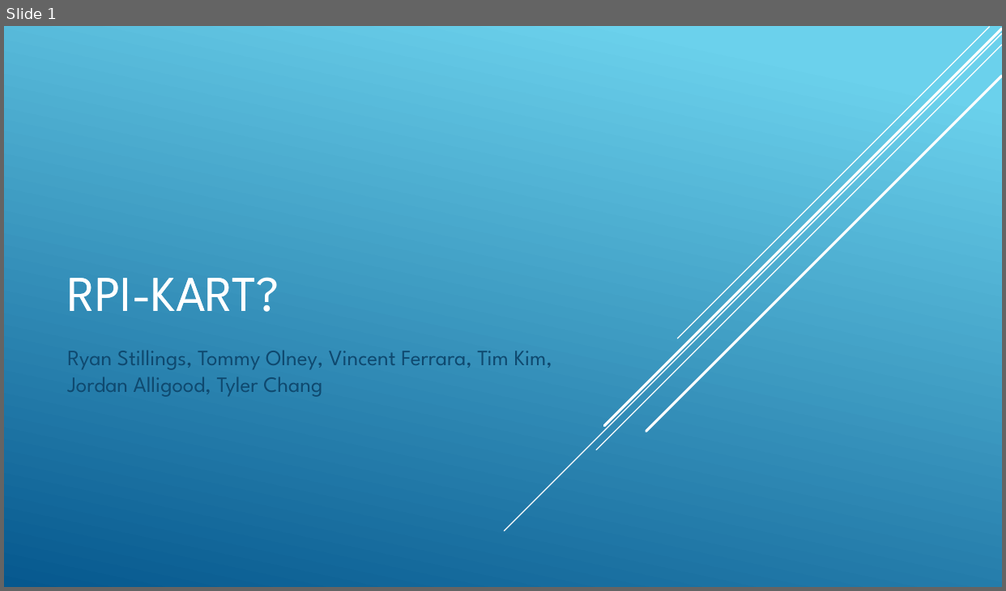
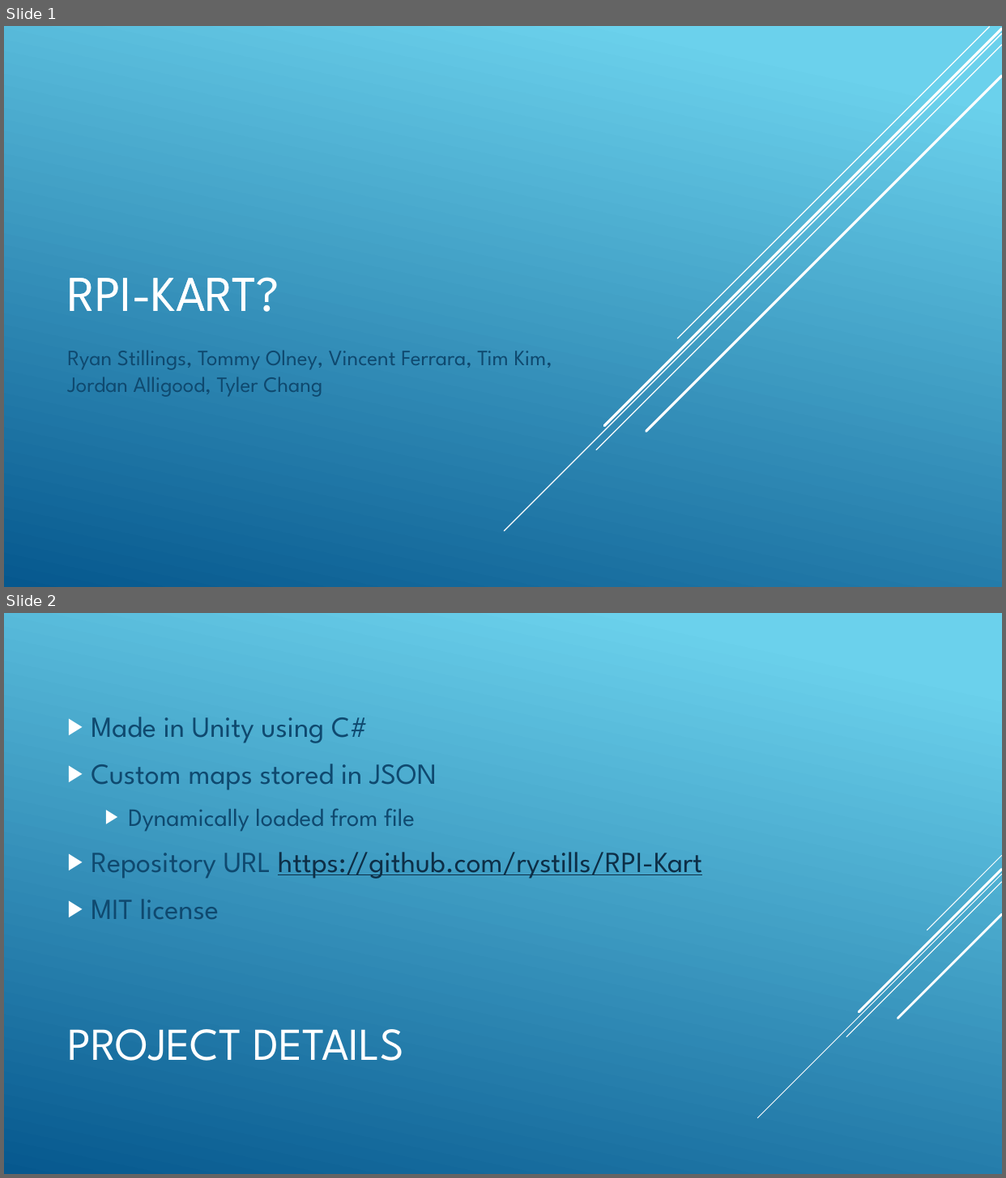
Before and after one commit to rystills/RPI-Kart, a slide deck: Midterm Presentation.pptx. Shown one above the other, each under a label of ours: slide 1 before the commit, slides 1 and 2 after it. The pictures are 1006x591 and 1006x1178 pixels, drawn with LibreOffice and Linux fonts; fonts in the diff are those of the drawing. Boxes give left, top, right and bottom in pixels: in the first picture for what was removed or moved away, otherwise in the second. Text is boxed around its words. In the diff, an @@ line names an element or a change of style, - is before the commit and + after.

```diff
--- a/Midterm Presentation.pptx
+++ b/Midterm Presentation.pptx
@@ slide 2 added at [4, 613, 1002, 1174], background gradient #6ED2EB to #06588E @@
@@ text added at [91, 717, 702, 919], 28 pt, text #0F496F @@
+▶ Made in Unity using C#
+▶ Custom maps stored in JSON
+  ▶ Dynamically loaded from file
+▶ Repository URL https://github.com/rystills/RPI-Kart
+▶ MIT license
@@ group added at [758, 855, 1002, 1118]: 5 lines @@
@@ title added at [67, 1029, 404, 1061], 44 pt, text #FFFFFF @@
+PROJECT DETAILS
```
Also in this commit, not shown: 1 slide changed, 5 other slides added, 1 slide removed.
